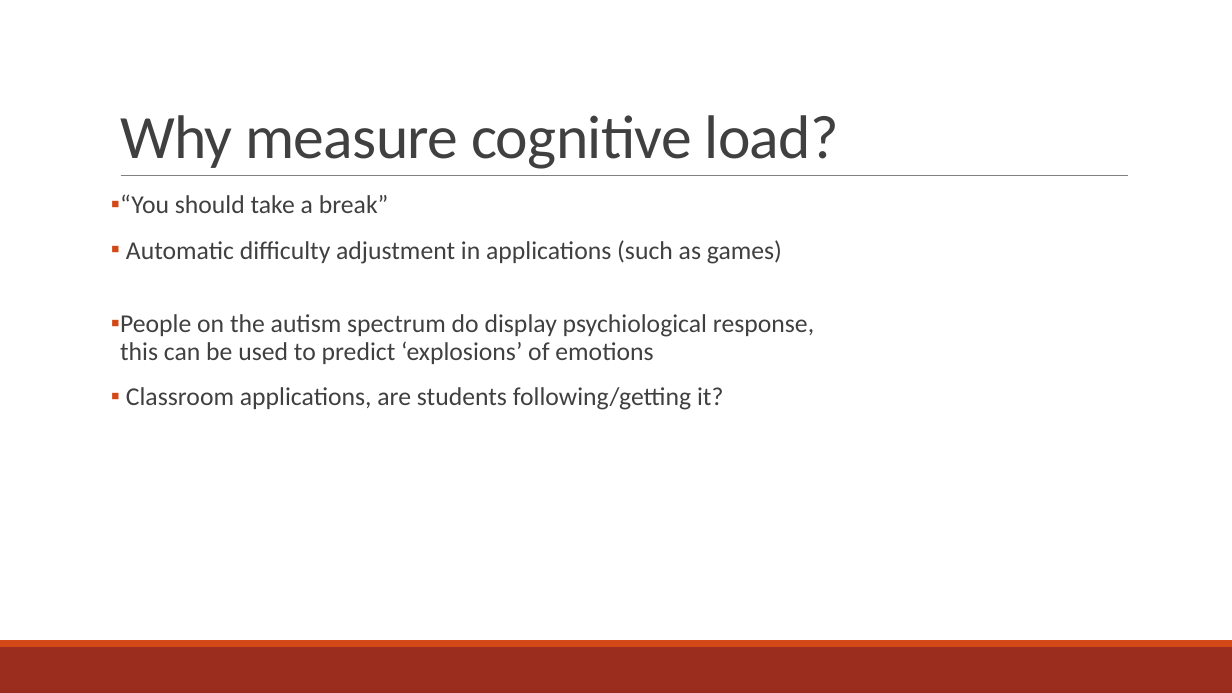
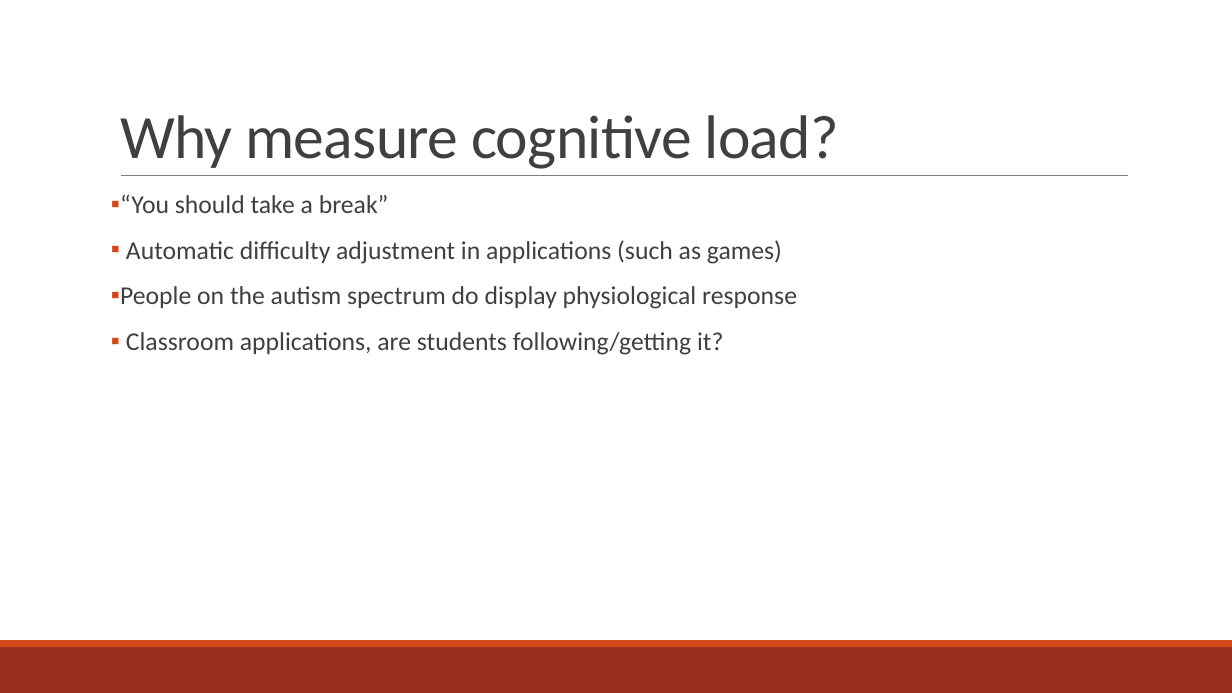
Before and after one commit to Rahazan/AI-BSc-Thesis, a slide deck: slide 11 of presentation/Portable biometrics for determining cognitive load from galvanic.pptx (slide 10 before the commit). Drawn at 1232x693 pixels with LibreOffice and Linux fonts; fonts in the diff are those of the drawing. Boxes give left, top, right and bottom in pixels: in the first picture for what was removed or moved away, otherwise in the second. Text is boxed around its words. In the diff, an @@ line names an element or a change of style, - is before the commit and + after.

```diff
--- a/presentation/Portable biometrics for determining cognitive load from galvanic.pptx
+++ b/presentation/Portable biometrics for determining cognitive load from galvanic.pptx
@@ text at [120, 286, 797, 309]: text changed @@
-▪ People on the autism spectrum do display psychiological response,
-  this can be used to predict ‘explosions’ of emotions
+▪ People on the autism spectrum do display physiological response
```
Also in this commit, not shown: 8 other slides changed, 15 slides added, 1 slide removed, 1 other file.
